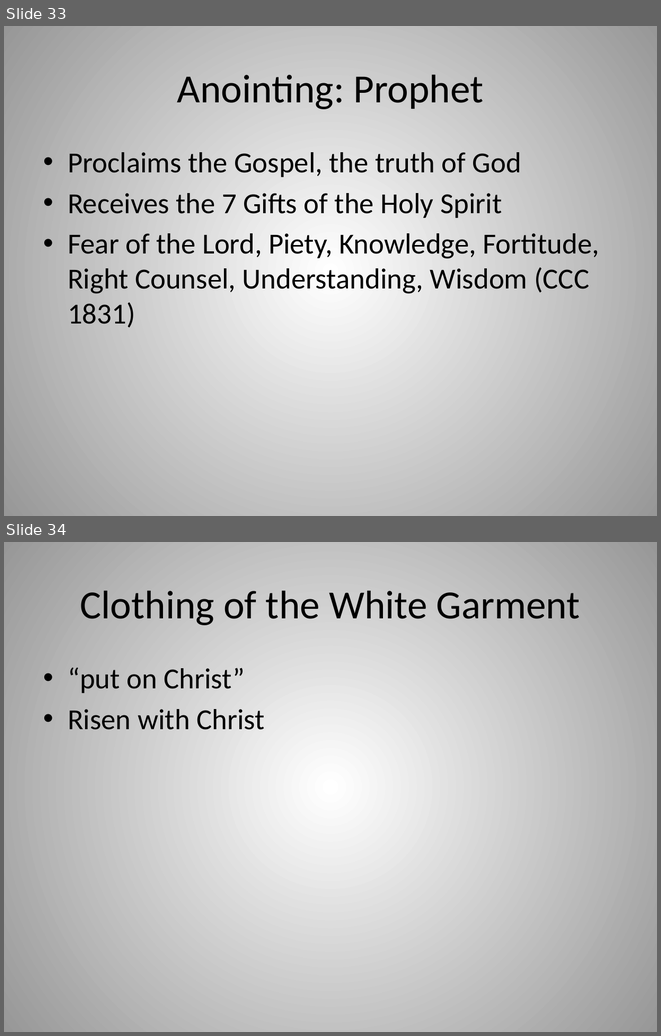
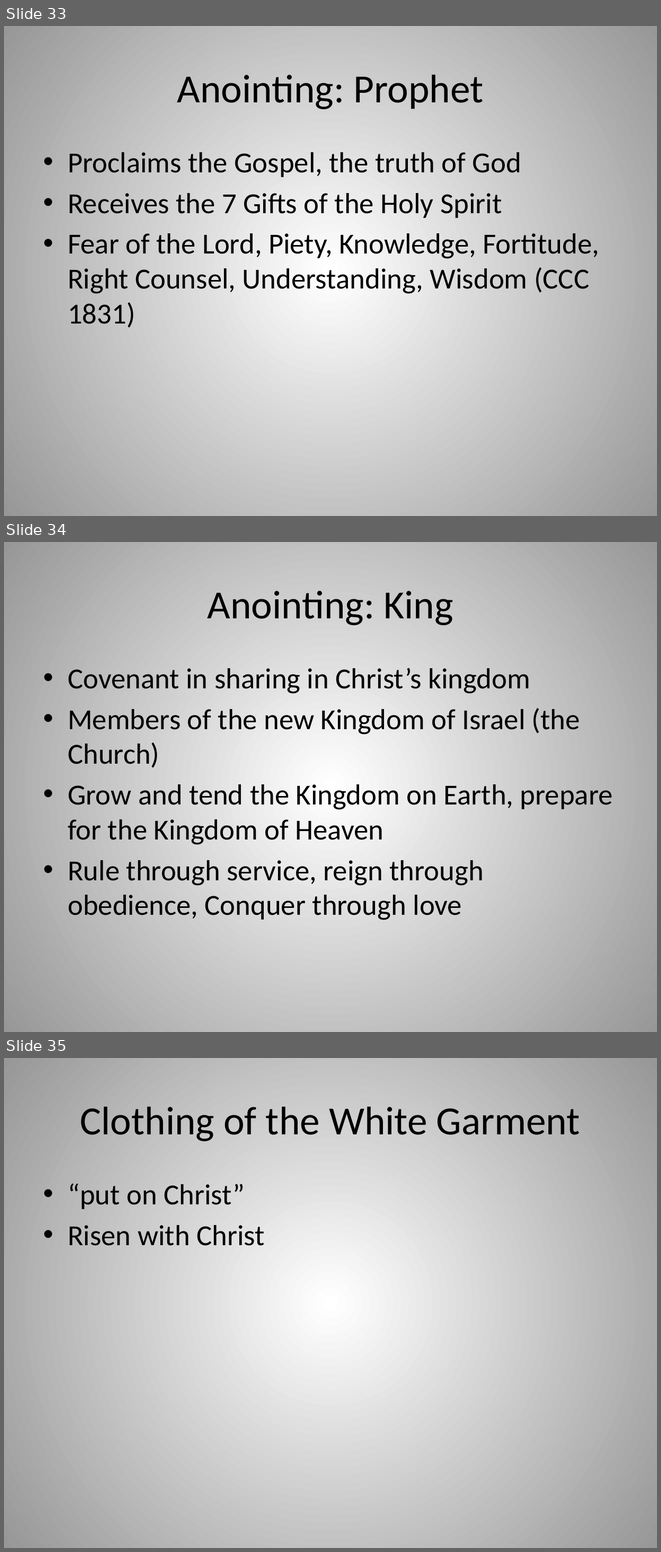
Before and after one commit to chadmyers/junkdrawer, a slide deck: baptismclass/Baptism.pptx. Shown one above the other, each under a label of ours: slides 33 and 34 before the commit, slides 33, 34 and 35 after it. The pictures are 661x1036 and 661x1552 pixels, drawn with LibreOffice and Linux fonts; fonts in the diff are those of the drawing. Boxes give left, top, right and bottom in pixels: in the first picture for what was removed or moved away, otherwise in the second. Text is boxed around its words. In the diff, an @@ line names an element or a change of style, - is before the commit and + after.

Commit message:
Adding slide about annointing as king

```diff
--- a/baptismclass/Baptism.pptx
+++ b/baptismclass/Baptism.pptx
@@ slide 34 added at (4,542,657,1032), background gradient #FFFFFF to #979797 @@
@@ title added at (208,591,453,625), 44 pt, text #000000 @@
+Anointing: King
@@ text added at (68,668,613,920), 32 pt, text #000000 @@
+• Covenant in sharing in Christ’s kingdom
+• Members of the new Kingdom of Israel (the Church)
+• Grow and tend the Kingdom on Earth, prepare for the Kingdom of Heaven
+• Rule through service, reign through obedience, Conquer through love
@@ what was slide 34 is now slide 35 @@
```
